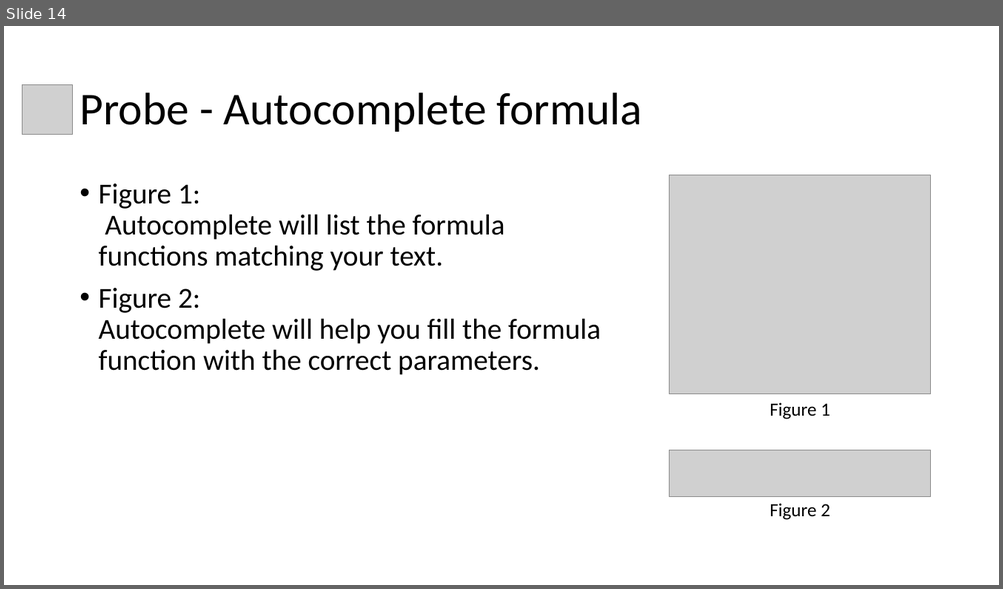
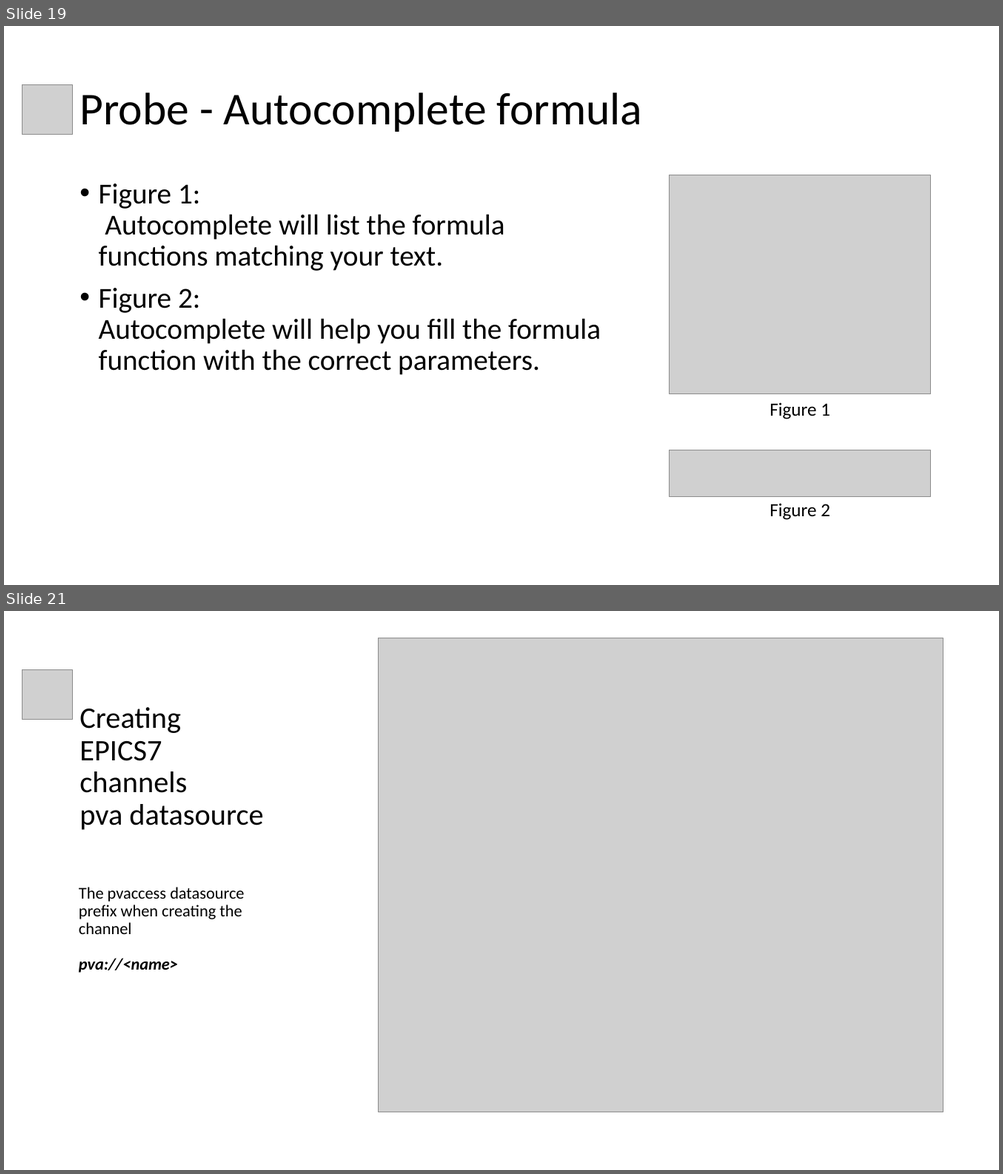
Before and after one commit to shroffk/cs-studio-training, a slide deck: presentations/1 CS-Studio - Probe.pptx. Shown one above the other, each under a label of ours: slide 14 before the commit, slides 19 and 21 after it; the slides between them are not shown. The pictures are 1003x589 and 1003x1174 pixels, drawn with LibreOffice and Linux fonts; fonts in the diff are those of the drawing; grey boxes stand for pictures. Boxes give left, top, right and bottom in pixels: in the first picture for what was removed or moved away, otherwise in the second. Text is boxed around its words. In the diff, an @@ line names an element or a change of style, - is before the commit and + after.

```diff
--- a/presentations/1 CS-Studio - Probe.pptx
+++ b/presentations/1 CS-Studio - Probe.pptx
@@ slide 21 added at bbox=[4, 611, 999, 1170], background #FFFFFF @@
@@ picture added at bbox=[378, 638, 942, 1113] @@
@@ picture added at bbox=[22, 670, 72, 720] @@
@@ title added at bbox=[79, 707, 263, 830], 28.8 pt, text #000000 @@
+Creating EPICS7 channels
+pva datasource
@@ text added at bbox=[79, 887, 244, 973], 16 pt, text #000000 @@
+The pvaccess datasource prefix when creating the channel
+pva://<name>
@@ what was slide 14 is now slide 19 @@
```
Also in this commit, not shown: 1 slide changed, 10 other slides added, 24 other files.
